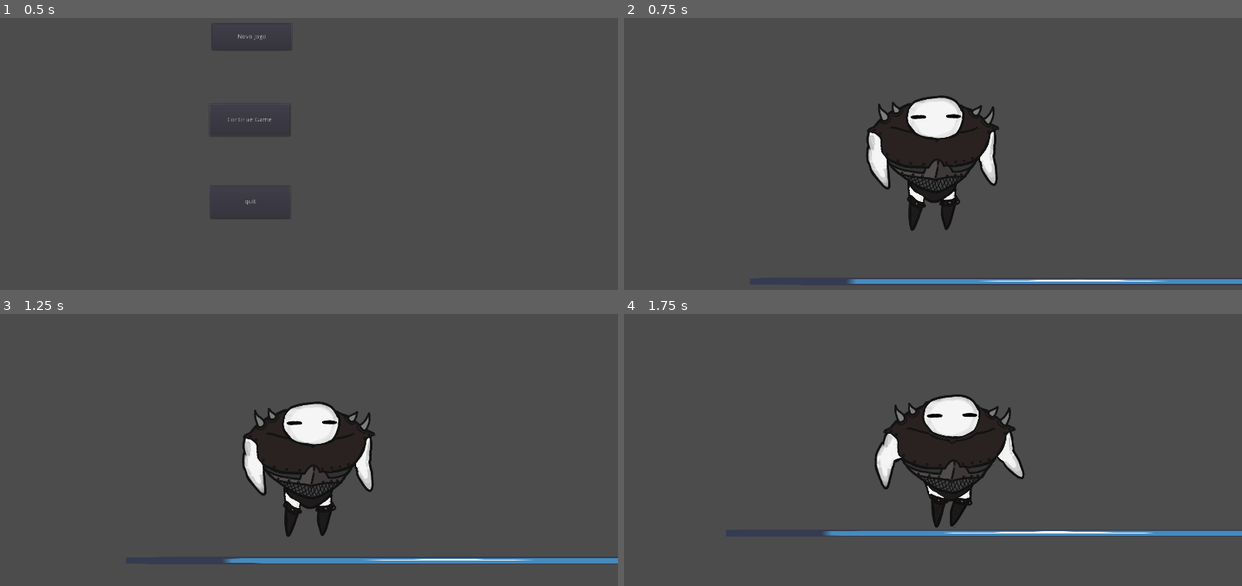
Above: before the commit, frames 1-4 (two rows, left to right).
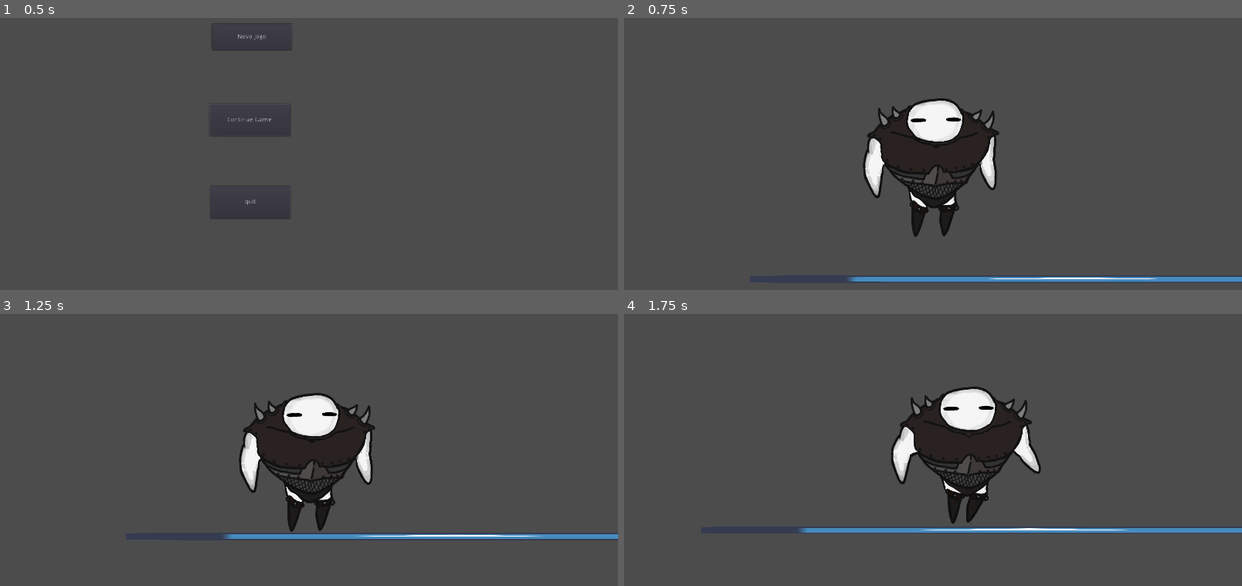
Above: after the commit, the same moments.

Repository: gabs-passarinho-garcia/bixs-e-pedro
Game: Godot game, scene res://scenes/menus/main_menu.tscn
Same seed, same stepped clock (60 frames per second), same inputs: the game is played once before the commit and once after it. The engine's default icon, where the game draws it, is replaced by a stand-in: a white triangle on a blue panel in a dark square.
Inputs:
- Up to frame 1 (0.5 s): no input
- Up to frame 2 (0.75 s): click "Novo Jogo" at 0.5 s
- Up to frame 3 (1.25 s): no input
- Up to frame 4 (1.75 s): tap Enter at 1.25 s; hold Right (ui_right) from 1.28 s (still down); tap P at 1.35 s

Frame 1 is identical in both runs. In frame 2, 3.7% of the frame differs, in the area x 36-100%, y 28-98%; in frame 3, 5.3%; in frame 4, 6.7%, in the area x 28-100%, y 26-82%.

Commit message:
player genérico criado, save e guerreiro lutando

Diff:
--- a/Game/Scripts/Global/global.gd
+++ b/Game/Scripts/Global/global.gd
@@ -11,13 +11,57 @@
 var equipped_weapon = "Weapon"
 var equipped_armor = "cloth"
 var known_skills = []
+var player_class
+var cena_atual
 
 
 # Called when the node enters the scene tree for the first time.
 func _ready():
 	pass # Replace with function body.
 
+func save_game(cena): #user://savegame.save
+	var cena_atual = cena
+	var save_dict = {
+		"health" : health,
+		"mana" : mana,
+		"strength" : strength,
+		"equipped_weapon": equipped_weapon,
+		"equipped_armor" : equipped_armor,
+		"known_skills" : known_skills ,
+		"cena_atual" : cena_atual,
+		"playerClass" : player_class
+		}
+	var save_game = File.new() #user://savegame.save
+	if not save_game.file_exists("user://savegame.save"):
+		save_game.open("user://savegame.save", File.WRITE)
+	else:
+		save_game.open("user://savegame.save", File.READ_WRITE)
+	save_game.store_line(to_json(save_dict))
+	save_game.close()
+	return
+	pass
 
-# Called every frame. 'delta' is the elapsed time since the previous frame.
-#func _process(delta):
-#	pass
+func game_load():
+	var content = ""
+	var file = File.new()
+	if file.file_exists("user://savegame.save"):
+		file.open("user://savegame.save", file.READ)
+		content = file.get_as_text()
+		file.close()
+	else:
+		return null
+	var result = JSON.parse(content)
+	var dict = result.result
+	if (dict):
+		health = dict.health
+		mana = dict.mana
+		strength = dict.strength
+		equipped_weapon = dict.equipped_weapon
+		equipped_armor = dict.equipped_armor
+		cena_atual = dict.cena_atual
+		player_class = dict.player_class
+		get_tree().change_scene(cena_atual)
+	else:
+		print("Error: wrong JSON format, Screwed up loser")
+		return null
+	pass
--- a/Game/project.godot
+++ b/Game/project.godot
@@ -44,6 +44,11 @@
 "language": "GDScript",
 "path": "res://src/items/item.gd"
 }, {
+"base": "KinematicBody2D",
+"class": "Player",
+"language": "GDScript",
+"path": "res://scenes/characters/Player/gPlayer.gd"
+}, {
 "base": "Node",
 "class": "PlayerFactory",
 "language": "GDScript",
@@ -72,6 +77,7 @@
 "Battle": "",
 "Damage": "",
 "Item": "",
+"Player": "",
 "PlayerFactory": "",
 "Skill": "",
 "Weapon": "",
--- a/Game/scenes/characters/Player/Player1.gd
+++ b/Game/scenes/characters/Player/Player1.gd
@@ -1,58 +1,18 @@
-extends KinematicBody2D
-
-export(int) var WALKSPEED = 200
-export(int) var JUMPSPEED = 250
-export(int) var GRAVITY = 250
-export(int) var TERMINALVELOCITY = 600
-
-var snap_vector = Vector2(0,0.5)
-var floor_normal = Vector2(0,-1)
-var linear_velocity = Vector2(0,0)
+extends Player
 
 
-var player_name = ""
-var health = 0
-var mana = 0
-var strength = 0
-var equipped_weapon = ""
-var equipped_armor = ""
-var known_skills = []
+# Declare member variables here. Examples:
+# var a = 2
+# var b = "text"
 
 
 # Called when the node enters the scene tree for the first time.
 func _ready():
-	add_to_group("Player")
-	player_name = Global.player_name
-	health = Global.health
-	mana = Global.mana
-	strength = Global.strength
-	equipped_weapon = Global.equipped_weapon
-	equipped_armor = Global.equipped_armor
-	known_skills = Global.known_skills
-	known_skills = Global.known_skills
-	set_process(true)
+	._ready()
+	pass # Replace with function body.
 
 
 # Called every frame. 'delta' is the elapsed time since the previous frame.
 func _process(delta):
-	linear_velocity.x = 0
-	if is_on_floor():
-		linear_velocity.y = 0
-	else:
-		linear_velocity.y += GRAVITY*delta
-	if linear_velocity.y > TERMINALVELOCITY:
-		linear_velocity.y = TERMINALVELOCITY
-	if Input.is_action_pressed("ui_left"):
-		linear_velocity.x -= WALKSPEED
-		$Sprite.flip_h = true
-	if Input.is_action_pressed("ui_right"):
-		linear_velocity.x += WALKSPEED
-		$Sprite.flip_h = false
-	if Input.is_action_pressed("ui_cancel"):
-		get_tree().quit()
-	move_and_slide(linear_velocity,floor_normal)
-	if linear_velocity.x == 0:
-		$AnimationPlayer.play("Parado")
-	elif $AnimationPlayer.current_animation != "Andando":
-		$AnimationPlayer.play("Andando")
+	._process(delta)
 	pass
--- a/Game/scenes/characters/Player/Player1.tscn
+++ b/Game/scenes/characters/Player/Player1.tscn
@@ -14,6 +14,19 @@
 [ext_resource path="res://assets/Players/warrior/walking/CorridaGuerreiro/frame0010.png" type="Texture" id=12]
 [ext_resource path="res://assets/Players/warrior/walking/CorridaGuerreiro/frame0002.png" type="Texture" id=13]
 [ext_resource path="res://assets/Players/warrior/walking/CorridaGuerreiro/frame0008.png" type="Texture" id=14]
+[ext_resource path="res://assets/Players/warrior/LutaGuerreiro/frame0000.png" type="Texture" id=15]
+[ext_resource path="res://assets/Players/warrior/LutaGuerreiro/frame0002.png" type="Texture" id=16]
+[ext_resource path="res://assets/Players/warrior/LutaGuerreiro/frame0001.png" type="Texture" id=17]
+[ext_resource path="res://assets/Players/warrior/LutaGuerreiro/frame0004.png" type="Texture" id=18]
+[ext_resource path="res://assets/Players/warrior/LutaGuerreiro/frame0003.png" type="Texture" id=19]
+[ext_resource path="res://assets/Players/warrior/LutaGuerreiro/frame0008.png" type="Texture" id=20]
+[ext_resource path="res://assets/Players/warrior/LutaGuerreiro/frame0011.png" type="Texture" id=21]
+[ext_resource path="res://assets/Players/warrior/LutaGuerreiro/frame0005.png" type="Texture" id=22]
+[ext_resource path="res://assets/Players/warrior/LutaGuerreiro/frame0010.png" type="Texture" id=23]
+[ext_resource path="res://assets/Players/warrior/LutaGuerreiro/frame0006.png" type="Texture" id=24]
+[ext_resource path="res://assets/Players/warrior/LutaGuerreiro/frame0009.png" type="Texture" id=25]
+[ext_resource path="res://assets/Players/warrior/LutaGuerreiro/frame0012.png" type="Texture" id=26]
+[ext_resource path="res://assets/Players/warrior/LutaGuerreiro/frame0007.png" type="Texture" id=27]
 
 [sub_resource type="CapsuleShape2D" id=1]
 radius = 122.267
@@ -34,6 +47,70 @@
 "update": 0,
 "values": [ ExtResource( 7 ), ExtResource( 13 ), ExtResource( 1 ), ExtResource( 11 ), ExtResource( 9 ), ExtResource( 8 ), ExtResource( 6 ), ExtResource( 5 ), ExtResource( 14 ), ExtResource( 3 ), ExtResource( 12 ), ExtResource( 10 ), ExtResource( 4 ) ]
 }
+tracks/1/type = "value"
+tracks/1/path = NodePath("Sprite:visible")
+tracks/1/interp = 1
+tracks/1/loop_wrap = true
+tracks/1/imported = false
+tracks/1/enabled = true
+tracks/1/keys = {
+"times": PoolRealArray( 0 ),
+"transitions": PoolRealArray( 1 ),
+"update": 1,
+"values": [ true ]
+}
+tracks/2/type = "value"
+tracks/2/path = NodePath("luta:visible")
+tracks/2/interp = 1
+tracks/2/loop_wrap = true
+tracks/2/imported = false
+tracks/2/enabled = true
+tracks/2/keys = {
+"times": PoolRealArray( 0 ),
+"transitions": PoolRealArray( 1 ),
+"update": 1,
+"values": [ false ]
+}
+
+[sub_resource type="Animation" id=4]
+resource_name = "Lutando"
+loop = true
+tracks/0/type = "value"
+tracks/0/path = NodePath("luta:texture")
+tracks/0/interp = 1
+tracks/0/loop_wrap = true
+tracks/0/imported = false
+tracks/0/enabled = true
+tracks/0/keys = {
+"times": PoolRealArray( 0.001, 0.08, 0.16, 0.24, 0.32, 0.4, 0.48, 0.56, 0.64, 0.72, 0.8, 0.88, 0.96, 1 ),
+"transitions": PoolRealArray( 1, 1, 1, 1, 1, 1, 1, 1, 1, 1, 1, 1, 1, 1 ),
+"update": 0,
+"values": [ ExtResource( 15 ), ExtResource( 17 ), ExtResource( 16 ), ExtResource( 19 ), ExtResource( 18 ), ExtResource( 22 ), ExtResource( 24 ), ExtResource( 27 ), ExtResource( 20 ), ExtResource( 25 ), ExtResource( 23 ), ExtResource( 21 ), ExtResource( 26 ), ExtResource( 17 ) ]
+}
+tracks/1/type = "value"
+tracks/1/path = NodePath("Sprite:visible")
+tracks/1/interp = 1
+tracks/1/loop_wrap = true
+tracks/1/imported = false
+tracks/1/enabled = true
+tracks/1/keys = {
+"times": PoolRealArray( 0 ),
+"transitions": PoolRealArray( 1 ),
+"update": 1,
+"values": [ false ]
+}
+tracks/2/type = "value"
+tracks/2/path = NodePath("luta:visible")
+tracks/2/interp = 1
+tracks/2/loop_wrap = true
+tracks/2/imported = false
+tracks/2/enabled = true
+tracks/2/keys = {
+"times": PoolRealArray( 0 ),
+"transitions": PoolRealArray( 1 ),
+"update": 1,
+"values": [ true ]
+}
 
 [sub_resource type="Animation" id=3]
 resource_name = "Parado"
@@ -49,14 +126,84 @@
 "update": 1,
 "values": [  ]
 }
+tracks/1/type = "value"
+tracks/1/path = NodePath("Sprite:visible")
+tracks/1/interp = 1
+tracks/1/loop_wrap = true
+tracks/1/imported = false
+tracks/1/enabled = true
+tracks/1/keys = {
+"times": PoolRealArray( 0 ),
+"transitions": PoolRealArray( 1 ),
+"update": 1,
+"values": [ true ]
+}
+tracks/2/type = "value"
+tracks/2/path = NodePath("luta:visible")
+tracks/2/interp = 1
+tracks/2/loop_wrap = true
+tracks/2/imported = false
+tracks/2/enabled = true
+tracks/2/keys = {
+"times": PoolRealArray( 0 ),
+"transitions": PoolRealArray( 1 ),
+"update": 1,
+"values": [ false ]
+}
+
+[sub_resource type="Animation" id=5]
+resource_name = "poseBatalha"
+tracks/0/type = "value"
+tracks/0/path = NodePath("luta:visible")
+tracks/0/interp = 1
+tracks/0/loop_wrap = true
+tracks/0/imported = false
+tracks/0/enabled = true
+tracks/0/keys = {
+"times": PoolRealArray( 0 ),
+"transitions": PoolRealArray( 1 ),
+"update": 1,
+"values": [ true ]
+}
+tracks/1/type = "value"
+tracks/1/path = NodePath("Sprite:visible")
+tracks/1/interp = 1
+tracks/1/loop_wrap = true
+tracks/1/imported = false
+tracks/1/enabled = true
+tracks/1/keys = {
+"times": PoolRealArray( 0 ),
+"transitions": PoolRealArray( 1 ),
+"update": 1,
+"values": [ false ]
+}
+tracks/2/type = "value"
+tracks/2/path = NodePath("luta:texture")
+tracks/2/interp = 1
+tracks/2/loop_wrap = true
+tracks/2/imported = false
+tracks/2/enabled = true
+tracks/2/keys = {
+"times": PoolRealArray( 0 ),
+"transitions": PoolRealArray( 1 ),
+"update": 1,
+"values": [ ExtResource( 15 ) ]
+}
 
 [node name="Player1" type="KinematicBody2D"]
 script = ExtResource( 2 )
 
+[node name="luta" type="Sprite" parent="."]
+show_behind_parent = true
+position = Vector2( -45.4085, -47.0902 )
+scale = Vector2( 0.625801, 0.764549 )
+texture = ExtResource( 18 )
+
 [node name="Sprite" type="Sprite" parent="."]
-position = Vector2( 3.77545, 1.88774 )
-scale = Vector2( 0.584695, 0.608292 )
-texture = ExtResource( 12 )
+visible = false
+position = Vector2( 3.77545, -4.83943 )
+scale = Vector2( 0.584695, 0.62511 )
+texture = ExtResource( 3 )
 
 [node name="CollisionShape2D" type="CollisionShape2D" parent="."]
 shape = SubResource( 1 )
@@ -73,5 +220,8 @@
 }
 
 [node name="AnimationPlayer" type="AnimationPlayer" parent="."]
+autoplay = "Parado"
 anims/Andando = SubResource( 2 )
+anims/Lutando = SubResource( 4 )
 anims/Parado = SubResource( 3 )
+anims/poseBatalha = SubResource( 5 )
--- /dev/null
+++ b/Game/scenes/characters/Player/gPlayer.gd
@@ -0,0 +1,59 @@
+extends KinematicBody2D
+class_name Player
+
+export(int) var WALKSPEED = 200
+export(int) var JUMPSPEED = 250
+export(int) var GRAVITY = 250
+export(int) var TERMINALVELOCITY = 600
+
+var snap_vector = Vector2(0,0.5)
+var floor_normal = Vector2(0,-1)
+var linear_velocity = Vector2(0,0)
+
+
+var player_name = ""
+var health = 0
+var mana = 0
+var strength = 0
+var equipped_weapon = ""
+var equipped_armor = ""
+var known_skills = []
+
+
+# Called when the node enters the scene tree for the first time.
+func _ready():
+	add_to_group("Player")
+	player_name = Global.player_name
+	health = Global.health
+	mana = Global.mana
+	strength = Global.strength
+	equipped_weapon = Global.equipped_weapon
+	equipped_armor = Global.equipped_armor
+	known_skills = Global.known_skills
+	known_skills = Global.known_skills
+	set_process(true)
+
+
+# Called every frame. 'delta' is the elapsed time since the previous frame.
+func _process(delta):
+	linear_velocity.x = 0
+	if is_on_floor():
+		linear_velocity.y = 0
+	else:
+		linear_velocity.y += GRAVITY*delta
+	if linear_velocity.y > TERMINALVELOCITY:
+		linear_velocity.y = TERMINALVELOCITY
+	if Input.is_action_pressed("ui_left"):
+		linear_velocity.x -= WALKSPEED
+		$Sprite.flip_h = true
+	if Input.is_action_pressed("ui_right"):
+		linear_velocity.x += WALKSPEED
+		$Sprite.flip_h = false
+	if Input.is_action_pressed("ui_cancel"):
+		get_tree().quit()
+	move_and_slide(linear_velocity,floor_normal)
+	if linear_velocity.x == 0:
+		$AnimationPlayer.play("Parado")
+	elif $AnimationPlayer.current_animation != "Andando":
+		$AnimationPlayer.play("Andando")
+	pass
Binary file added: Game/assets/Players/warrior/LutaGuerreiro/frame0000.png
Not shown, added: Game/assets/Players/warrior/LutaGuerreiro/frame0000.png.import
Binary file added: Game/assets/Players/warrior/LutaGuerreiro/frame0001.png
Not shown, added: Game/assets/Players/warrior/LutaGuerreiro/frame0001.png.import
Binary file added: Game/assets/Players/warrior/LutaGuerreiro/frame0002.png
Not shown, added: Game/assets/Players/warrior/LutaGuerreiro/frame0002.png.import
Binary file added: Game/assets/Players/warrior/LutaGuerreiro/frame0003.png
Not shown, added: Game/assets/Players/warrior/LutaGuerreiro/frame0003.png.import
Binary file added: Game/assets/Players/warrior/LutaGuerreiro/frame0004.png
Not shown, added: Game/assets/Players/warrior/LutaGuerreiro/frame0004.png.import
Binary file added: Game/assets/Players/warrior/LutaGuerreiro/frame0005.png
Not shown, added: Game/assets/Players/warrior/LutaGuerreiro/frame0005.png.import
(and 15 more such lines)
